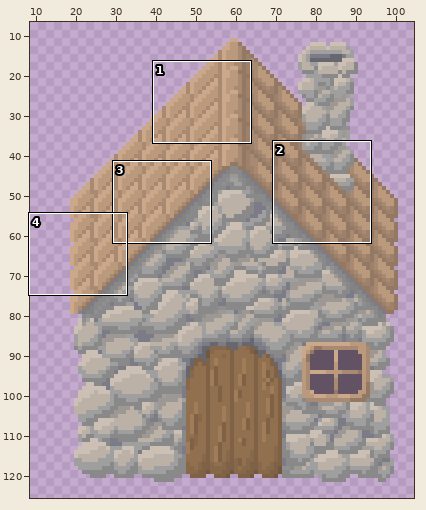
Sprite sheet: Assets/Textures/AirBiome/domek.png. The first picture is a wide view before the edit; the outline marks the close-up.
Close-up. Before the commit:
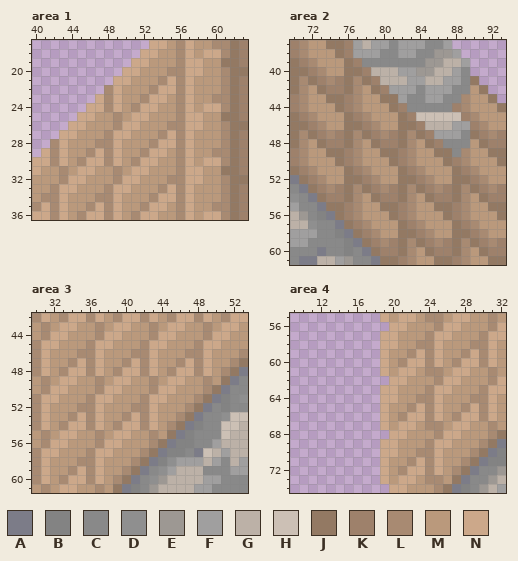
Colours within 5 levels of each other are drawn and written as one. Shown: area 1: x 40..63, y 17..36; area 2: x 70..93, y 37..61; area 3: x 30..53, y 42..61; area 4: x 9..32, y 55..74. The wide view leaves out empty margins. The commit also changed other parts of the picture, which this record leaves out.
Palette (. is transparent): A #7c7c88  B #838383  C #898989  D #8f8f8f  E #9d9893  F #a09f9f  G #bcb1a7  H #ccc0b5  J #937963  K #9e816b  L #a88a72  M #ba997c  N #cca88a
Pixels before, area 1, first column x 40:
17 .............NNMLNMMLLJK
18 ............NNMMLNMNNLJK
19 ...........NNMMMLNNMMJJK
20 ..........NNMMMLLNNMMLJJ
21 .........NNMMMLNLNMMMLJK
22 ........LNMMMLNNLNMMMLJK
23 .......NLNMMLNNMLNMMLLJK
24 ......NNLNMLNNMMLNMNNLJK
25 .....NNMMLMNNMMMLNNMMJJK
26 ....NNMMMLNNMMMLLNNMMLJJ
27 ...NNMMMLNNMMMLNLNMMMLJK
28 ..LNMMMLLNMMMLNNLNMMMLJK
29 .NLNMMLNLNMMLNNMLNMMLLJK
30 NNLNMLNNLNMLNNMMLNMNNLJK
31 NMMLMNNMMLMNNMMMLNNMMJJK
32 MMMLNNMMMLNNMMMLLNNMMLJJ
33 MMLNNMMMLNNMMMLNLNMMMLJK
34 MLLNMMMLLNMMMLNNLNMMMLJK
35 LNLNMMLNLNMMLNNMLNMMLLJK
36 NNLNMLNNLNMLNNMMLNMNNLJK
Pixels before, area 2, first column x 70:
37 KLMMJJKFGFFCFFFCCF......
38 KLMMMJKFFFCCFFCCEEF.....
39 JKLMMMJKCCCCCCCEEGGF....
40 JJKLMMJJKGGGFFEEGGFC....
41 JLJKLKJLJKGGGFFGGFFCJ...
42 JLMJKKJLMJKFFFCFFFCCMJ..
43 KLMMJJKLMMJJFCCFFCCLMMJ.
44 KLMMMJKLMMMJKCCCCCKLMMMJ
45 JKLMMMJKLMMMJKHHHHHKLMMM
46 JJKLMMJJKLMMJJKGGGFFKLMM
47 JLJKLKJLJKLKJLJKFFFCJKLK
48 JLMJKKJLMJKKJLMJKCCCMJKK
49 KLMMJJKLMMJJKLMMJJCLMMJJ
50 KLMMMJKLMMMJKLMMMJKLMMMJ
51 JKLMMMJKLMMMJKLMMMJKLMMM
52 AJKLMMJJKLMMJJKLMMJJKLMM
53 CAJKLKJLJKLKJLJKLKJLJKLK
54 DCAJKKJLMJKKJLMJKKJLMJKK
55 FCCAJJKLMMJJKLMMJJKLMMJJ
56 GECBAJKLMMMJKLMMMJKLMMMJ
57 GGDCCAJKLMMMJKLMMMJKLMMM
58 FFFCCBAJKLMMJJKLMMJJKLMM
59 FFCCCCBAJKLKJLJKLKJLJKLK
60 CCCACCBCAJKKJLMJKKJLMJKK
61 CAAGGFECCAJJKLMMJJKLMMJJ
Pixels before, area 3, first column x 30:
42 LNMLNNLNMLNNLNMLNNLNMLNN
43 MLMNNMMLMNNMMLMNNMMLMNNM
44 MLNNMMMLNNMMMLNNMMMLNNMM
45 LNNMMMLNNMMMLNNMMMLNNMMM
46 LNMMMLLNMMMLLNMMMLLNMMML
47 LNMMLNLNMMLNLNMMLNLNMMLJ
48 LNMLNNLNMLNNLNMLNNLNMLJA
49 MLMNNMMLMNNMMLMNNMMLMJAC
50 MLNNMMMLNNMMMLNNMMMLJACC
51 LNNMMMLNNMMMLNNMMMLJABCD
52 LNMMMLLNMMMLLNMMMLJACBCC
53 LNMMLNLNMMLNLNMMLJACCDHH
54 LNMLNNLNMLNNLNMLJABCCHHG
55 MLMNNMMLMNNMMLMJABCCCHGG
56 MLNNMMMLNNMMMLJABBCCFGGG
57 LNNMMMLNNMMMLJABBCAHGFGG
58 LNMMMLLNMMMLJABDFFFGFCGF
59 LNMMLNLNMMLJACDFGGGCCCFF
60 LNMLNNLNMLJACDEGGGGFFCCC
61 MLMNNMMLMJABCEGGGGFFCCCC
Pixels before, area 4, first column x 19:
55 NMNNMLLMNNMMLM
56 .NNMMMLNNMMMLN
57 NNMMMLNNMMMLNN
58 NNMMLLNMMMLLNM
59 NMMLNLNMMLNLNM
60 NMLNNLNMLNNLNM
61 NMNNMLLMNNMMLM
62 .NNMMMLNNMMMLN
63 NNMMMLNNMMMLNN
64 NNMMLLNMMMLLNM
65 NMMLNLNMMLNLNM
66 NMLNNLNMLNNLNM
67 NMNNMLLMNNMMLM
68 .NNMMMLNNMMMLJ
69 NNMMMLNNMMMLJA
70 NNMMLLNMMMLJAB
71 NMMLNLNMMLJABB
72 NMLNNLNMLJACCE
73 NMNNMLLMJACCEG
74 .NNMMMLJABCEGF
New version:
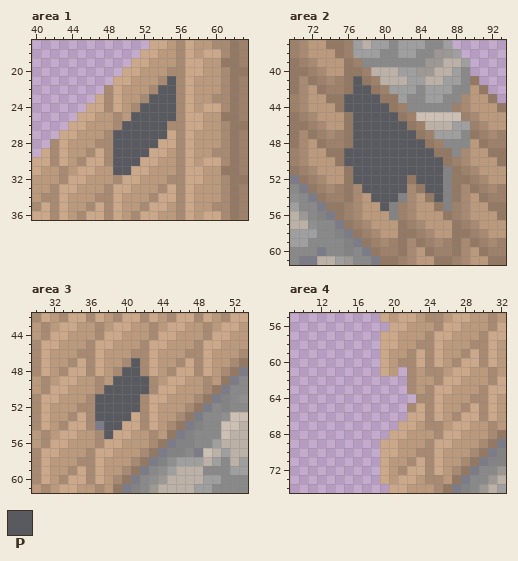
Colours new in this view: P #595960
What changed:
file 512x512 -> 128x128 pixels (blocks of 4x4 -> 1x1; one block is one cell here)
Area 1:
y 21: x 55 N -> P
y 22: x 54..55 NN -> PP
y 23: x 53..55 NNM -> PPP
y 24: x 52..55 NNMM -> PPPP
y 25: x 51..55 NNMMM -> PPPPP
y 26: x 50..54 NNMMM -> PPPPP
y 27: x 49..54 NNMMML -> PPPPPP
y 28: x 49..53 NMMML -> PPPPP
y 29: x 49..52 NMML -> PPPP
y 30: x 49..51 NML -> PPP
y 31: x 49..50 LM -> PP
Area 2:
y 41: x 77 L -> P
y 42: x 77..78 LM -> PP
y 43: x 76..79 KLMM -> PPPP
y 44: x 76..80 KLMMM -> PPPPP
y 45: x 77..81 KLMMM -> PPPPP
y 46: x 77..82 JKLMMJ -> PPPPPP
y 47: x 77..83 LJKLKJL -> PPPPPPP
y 48: x 77..84 LMJKKJLM -> PPPPPPPP
y 49: x 76..85 KLMMJJKLMM -> PPPPPPPPPP
y 50: x 76..86 KLMMMJKLMMM -> PPPPPPPPPPP
y 51: x 77..87 KLMMMJKLMMM -> PPPPPPPPPPB
y 52: x 77..82 JKLMMJ -> PPPPPP; x 84..87 KLMM -> PPPB
y 53: x 78..82 JKLKJ -> PPPPP; x 85..87 KLK -> PPB
y 54: x 79..82 JKKJ -> PPPB; x 86..87 KK -> PB
y 55: x 80..81 JJ -> PB; x 87 J -> B
y 56: x 81 J -> B
Area 3:
y 47: x 41 N -> P
y 48: x 40..41 NN -> PP
y 49: x 39..42 NNMM -> PPPP
y 50: x 38..42 NNMMM -> PPPPP
y 51: x 37..41 NNMMM -> PPPPP
y 52: x 37..41 NMMML -> PPPPP
y 53: x 37..40 NMML -> PPPP
y 54: x 37..39 NML -> APP
y 55: x 38 M -> P
Area 4:
y 60: x 22 N -> L
y 61: x 21..22 NN -> .L
y 62: x 20..22 NNM -> ..L
y 63: x 19..22 NNMM -> ...L
y 64: x 19..22 NNMM -> ....
y 65: x 19..21 NMM -> ...
y 66: x 19..21 NML -> ...
y 67: x 19..20 NM -> ..
Changed places in both close-ups, as pixel boxes (x1, y1, x2, y2):
changed: (113, 76, 176, 175)
changed: (344, 76, 452, 220)
changed: (95, 358, 149, 439)
changed: (380, 358, 416, 430)
